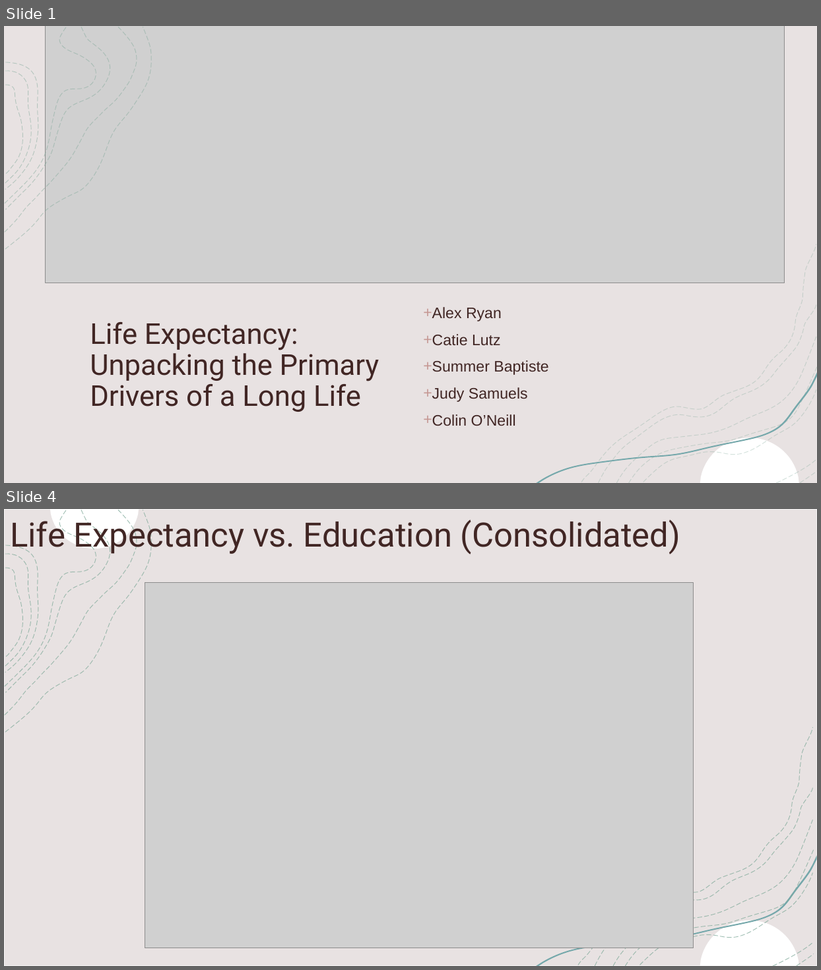
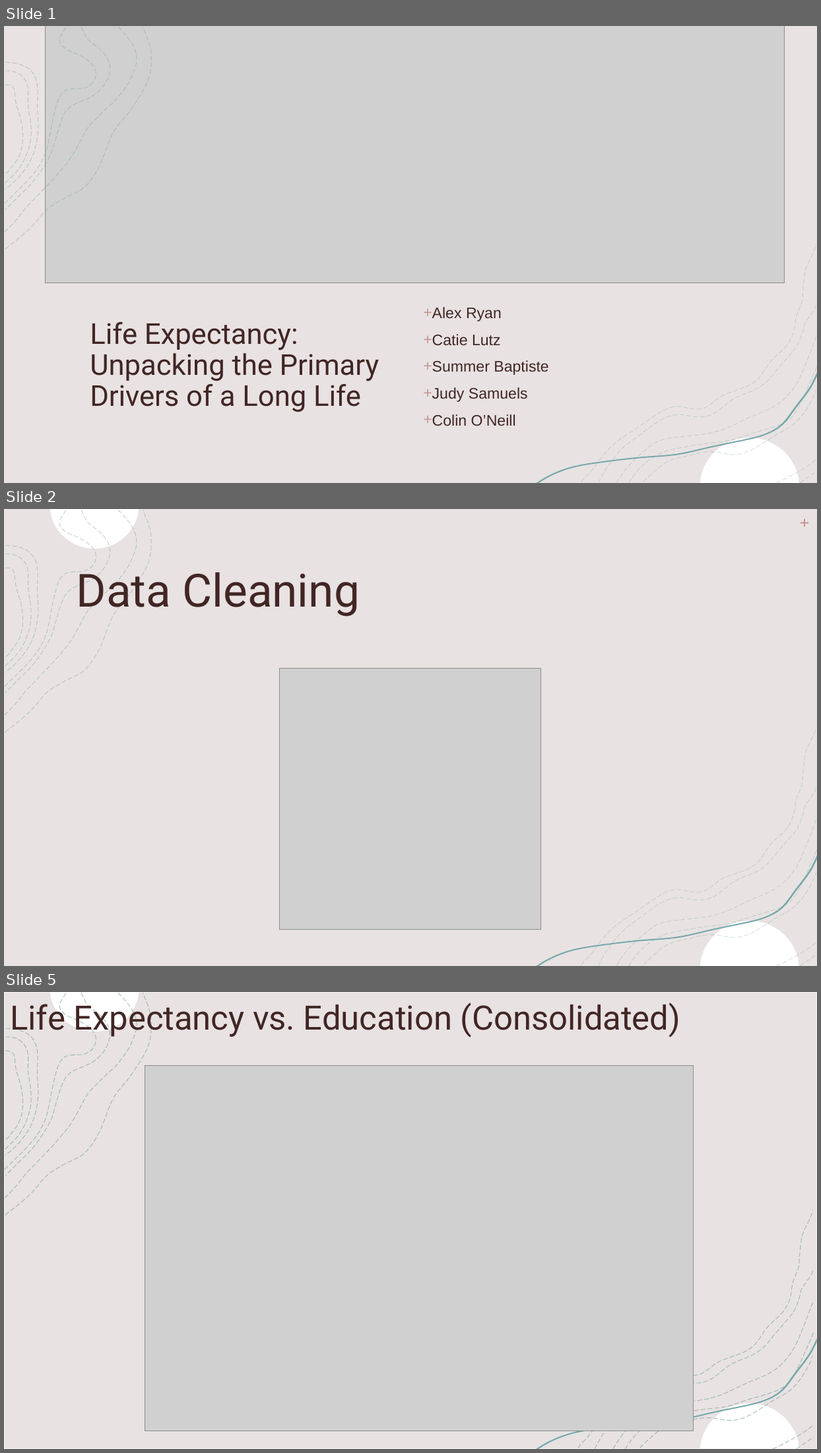
Before and after one commit to jaryan77/TeamTitans_Project_1, a slide deck: Life Expectancy Presentation.pptx. Shown one above the other, each under a label of ours: slides 1 and 4 before the commit, slides 1, 2 and 5 after it; the slides between them are not shown. The pictures are 821x970 and 821x1453 pixels, drawn with LibreOffice and Linux fonts; fonts in the diff are those of the drawing; grey boxes stand for pictures. Boxes give left, top, right and bottom in pixels: in the first picture for what was removed or moved away, otherwise in the second. Text is boxed around its words. In the diff, an @@ line names an element or a change of style, - is before the commit and + after.

Commit message:
further updates to powerpoint and improved the cleaning process in the analysis notebook

```diff
--- a/Life Expectancy Presentation.pptx
+++ b/Life Expectancy Presentation.pptx
@@ slide 2 added at [4, 509, 817, 966], background #FFFFFF; not listed: 8 template elements that a slide beside it also shows @@
@@ rectangle added at [4, 509, 817, 966], fill #FFFFFF, outline #F2F2F2 1 pt @@
@@ rectangle added at [4, 509, 817, 966], fill #E8E2E2 @@
@@ freeform shape added at [5, 510, 137, 715], outline #81AA9B 0.75 pt dashed @@
@@ freeform shape added at [5, 510, 96, 687], outline #81AA9B 0.75 pt dashed @@
@@ line added from (801, 523) to (809, 523), #C59793 1 pt @@
@@ line added from (805, 519) to (805, 527), #C59793 1 pt @@
@@ freeform shape added at [5, 554, 31, 667], outline #81AA9B 0.75 pt dashed @@
@@ group added at [5, 509, 152, 732]: 8 freeform shapes @@
@@ title added at [77, 565, 359, 617], 54 pt, text #412624 @@
+Data Cleaning
@@ picture added at [280, 668, 541, 930] @@
@@ group added at [595, 788, 814, 966]: 5 freeform shapes @@
@@ freeform shape added at [536, 855, 817, 966], fill #75A8AB @@
@@ group added at [537, 727, 817, 966]: 9 freeform shapes @@
@@ freeform shape added at [700, 921, 799, 966], fill #FFFFFF @@
@@ what was slide 4 is now slide 5 @@
```
Also in this commit, not shown: 4 slides changed, 8 other files.
